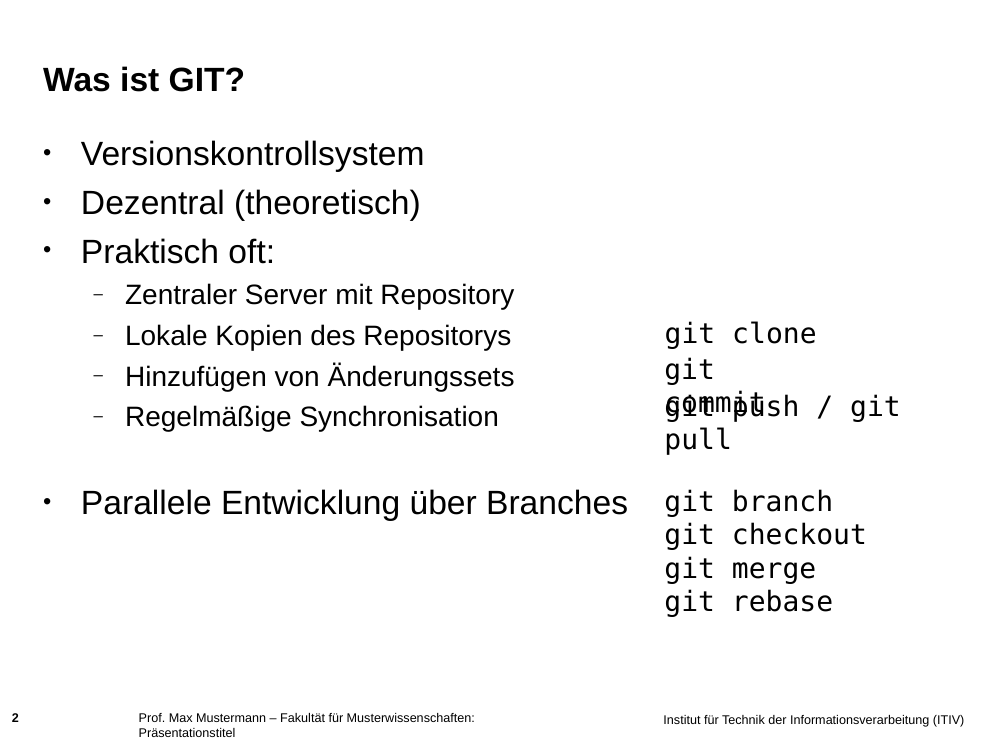
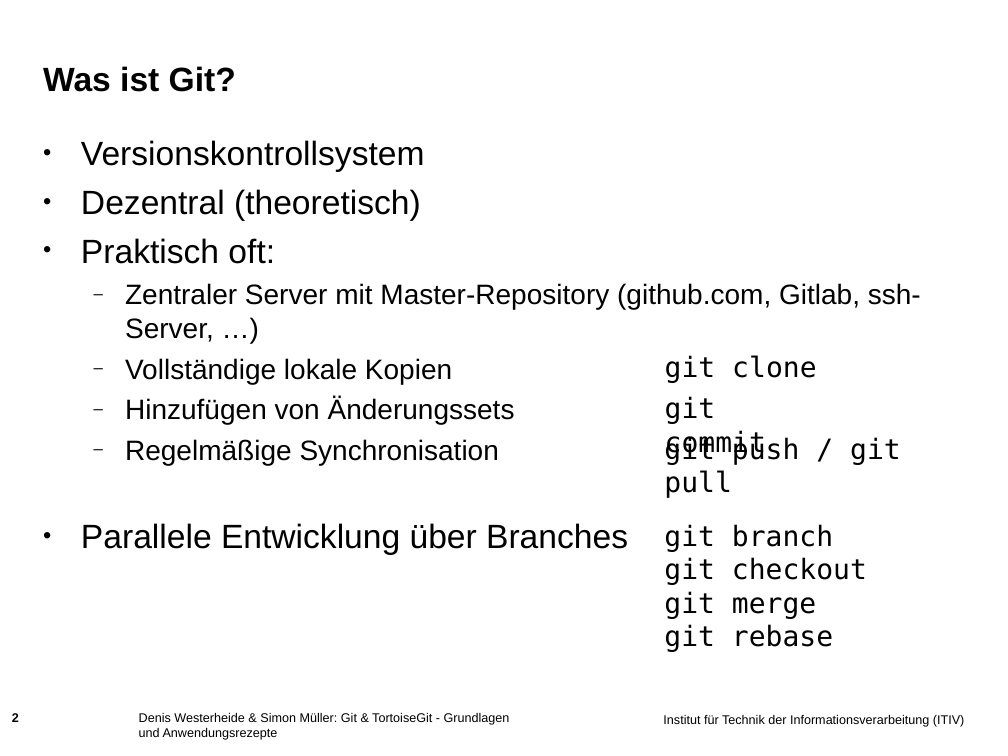
Before and after one commit to muellesi/PSE_2018, a slide deck: slide 2 of Präsentation/Simon/Praesentationsfolien_Simon.ppt. Drawn at 1008x756 pixels with LibreOffice and Linux fonts; fonts in the diff are those of the drawing; background and template pictures are left out. Boxes give left, top, right and bottom in pixels: in the first picture for what was removed or moved away, otherwise in the second. Text is boxed around its words. In the diff, an @@ line names an element or a change of style, - is before the commit and + after.

```diff
--- a/Präsentation/Simon/Praesentationsfolien_Simon.ppt
+++ b/Präsentation/Simon/Praesentationsfolien_Simon.ppt
@@ title at (43,66,236,92): text changed @@
-Was ist GIT?
+Was ist Git?
@@ text at (125,283,921,384): text changed @@
-  – Zentraler Server mit Repository
-  – Lokale Kopien des Repositorys
+  – Zentraler Server mit Master-Repository (github.com, Gitlab, ssh-Server, …)
+  – Vollständige lokale Kopien
@@ text "git clone": place and size @@
-text "git clone" at (665,321,816,349)
+text "git clone" at (665,355,816,383)
@@ text "git commit": place and size @@
-text "git commit" at (664,357,765,419)
+text "git commit" at (665,396,766,458)
@@ text "git push / git pull": place and size @@
-text "git push / git pull" at (664,393,901,455)
+text "git push / git pull" at (664,436,901,498)
@@ text "git branch": place and size @@
-text "git branch" at (664,489,867,617)
+text "git branch" at (664,524,867,652)
@@ text at (139,713,510,740): text changed @@
-Prof. Max Mustermann – Fakultät für Musterwissenschaften: Präsentationstitel
+Denis Westerheide & Simon Müller: Git & TortoiseGit - Grundlagen und Anwendungsrezepte
```
Also in this commit, not shown: 8 other slides changed, 3 slides added, 4 slides removed, 4 other files.
